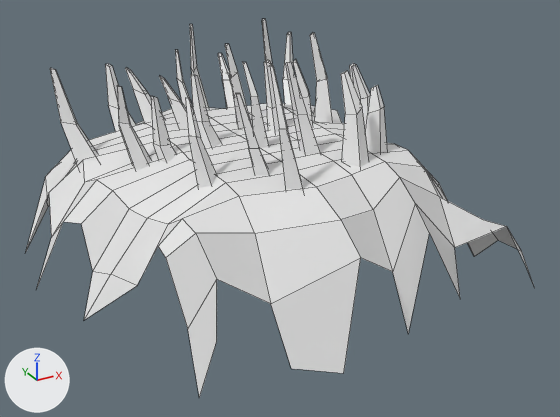
Renders of the FBX model Assets/Models/Grass.fbx from each side of a commit.
Before and after are seen from a 50 mm lens placed at (-0.825, -1.56, 1.098), pointed at (-0.016, -0.09, 0.363). The axes (+X, +Y, +Z) are drawn at lower left. The lights are the same throughout. Both versions are drawn at full value of the shape key 'Idle' of 'Grass'; the numbers are the values there. Mesh edges are drawn as thin lines.

Objects in the first picture: 'Grass'.
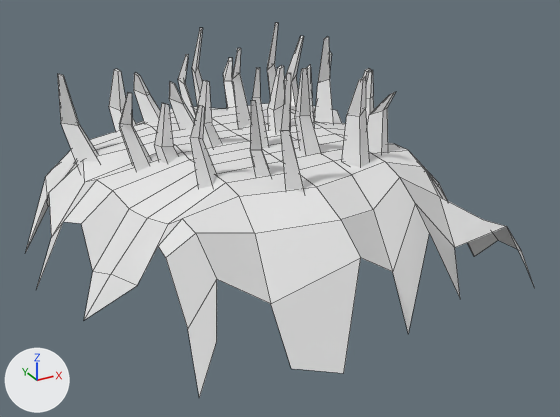
What differs and where, as boxes [x1, y1, x2, y2] in the pictures (560 x 417 px; the box of a moved part takes in the faces that stretch with it):
'Grass', reshaped, rescaled
    before: [26, 19, 533, 398]
    after: [26, 23, 533, 398]
part 1 of me_cube_002, moved or reshaped
    both: [62, 103, 413, 198]
part 2 of me_cube_002, moved or reshaped
    before: [50, 19, 387, 191]
    after: [57, 23, 395, 192]

What changed in the scene script:
```text
Change me_cube_002:
    used by ob_grass; location = (0.0, 0.0, 0.0); rotation_euler = (1.571, 0.0, 0.0), in degrees (90, 0, 0)
    remove me_cube_002.from_pydata(...)  # 426 vertices, 358 faces; spans x -0.565..0.46, y 0.176..0.735, z -0.488..0.534
    add me_cube_002.from_pydata(...)  # 426 vertices, 358 faces; spans x -56.491..46.021, y 17.591..73.654, z -48.777..53.406
    me_cube_002 part 1: the loose piece of 141 vertices spanning x -0.565..0.46, y 0.176..0.51, z -0.488..0.534 is scaled about the mesh origin by 100
    me_cube_002 part 2: 285 of 426 vertices moved; they spanned x -0.437..0.32, y 0.439..0.735, z -0.464..0.316 and now span x -43.926..32.193, y 43.935..73.654, z -44.124..31.598; mean shift (-1.366, 56.293, -6.723); largest move (-0.435, 0.673, -0.253) -> (-43.469, 67.397, -18.313)
Change ob_grass:
    ob_grass.scale: (1.0, 1.0, 1.0) -> (0.01, 0.01, 0.01)
```
